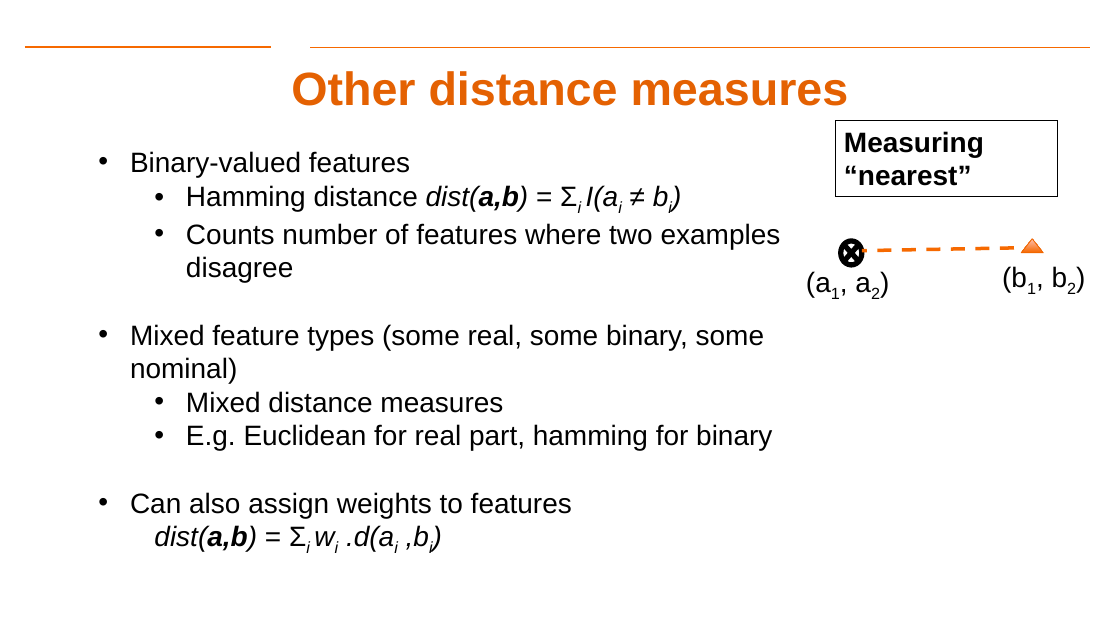
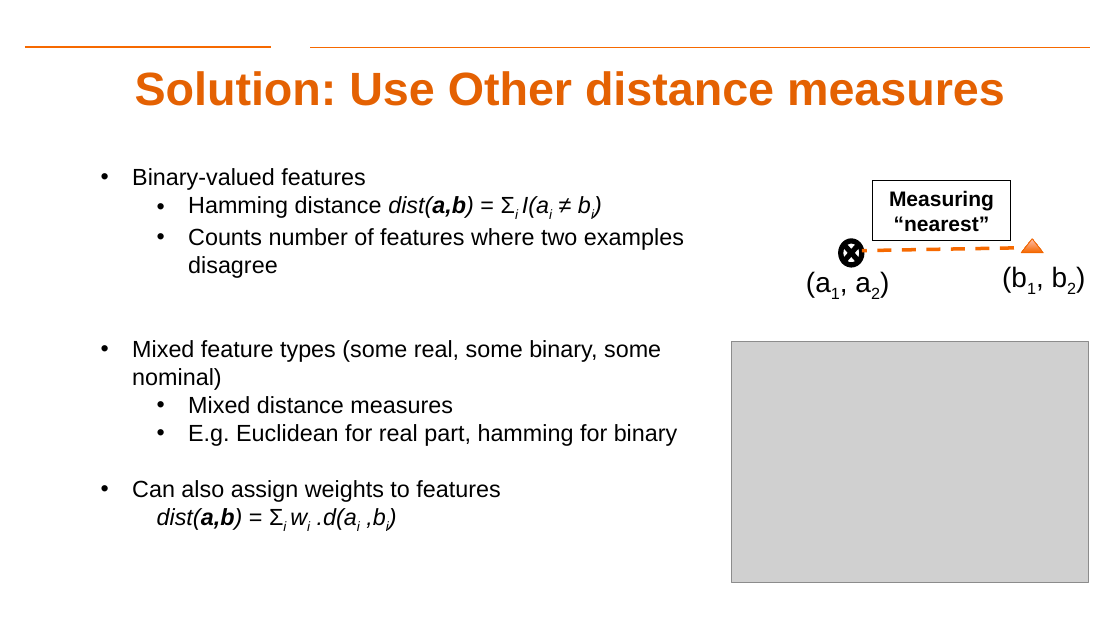
Before and after one commit to aiforsec/RIT-DSCI-633-FDS, a slide deck: slide 27 of Syllabus/Lecture08/Lec08.pptx. Drawn at 1120x630 pixels with LibreOffice and Linux fonts; fonts in the diff are those of the drawing; grey boxes stand for pictures; background and template pictures are left out. Boxes give left, top, right and bottom in pixels: in the first picture for what was removed or moved away, otherwise in the second. Text is boxed around its words. In the diff, an @@ line names an element or a change of style, - is before the commit and + after.

```diff
--- a/Syllabus/Lecture08/Lec08.pptx
+++ b/Syllabus/Lecture08/Lec08.pptx
@@ title at box(135, 71, 1005, 106): text changed @@
-Other distance measures
+Solution: Use Other distance measures
@@ text "Binary-valued features": place and size @@
-text "Binary-valued features" at box(130, 151, 781, 551)
+text "Binary-valued features" at box(132, 168, 684, 530)
@@ text "Binary-valued features" at box(132, 168, 684, 530): size 24 to 20 pt @@
@@ rectangle "Measuring “nearest”": place and size @@
-rectangle "Measuring “nearest”" at box(836, 120, 1058, 197)
+rectangle "Measuring “nearest”" at box(873, 181, 1010, 240)
@@ rectangle "Measuring “nearest”" at box(873, 181, 1010, 240): size 24 to 18 pt; alignment left to centre @@
@@ picture added at box(732, 341, 1088, 582) @@
```
Also in this commit, not shown: 4 other slides changed, 5 slides added, 6 slides removed, 4 other files.
